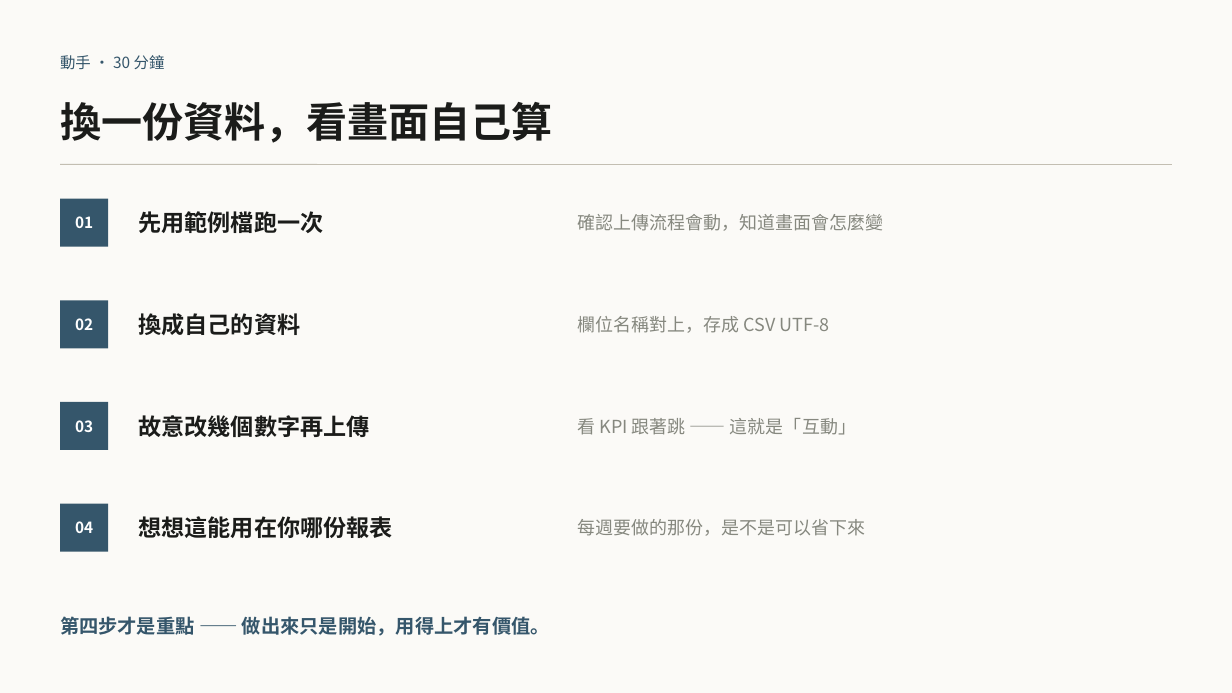
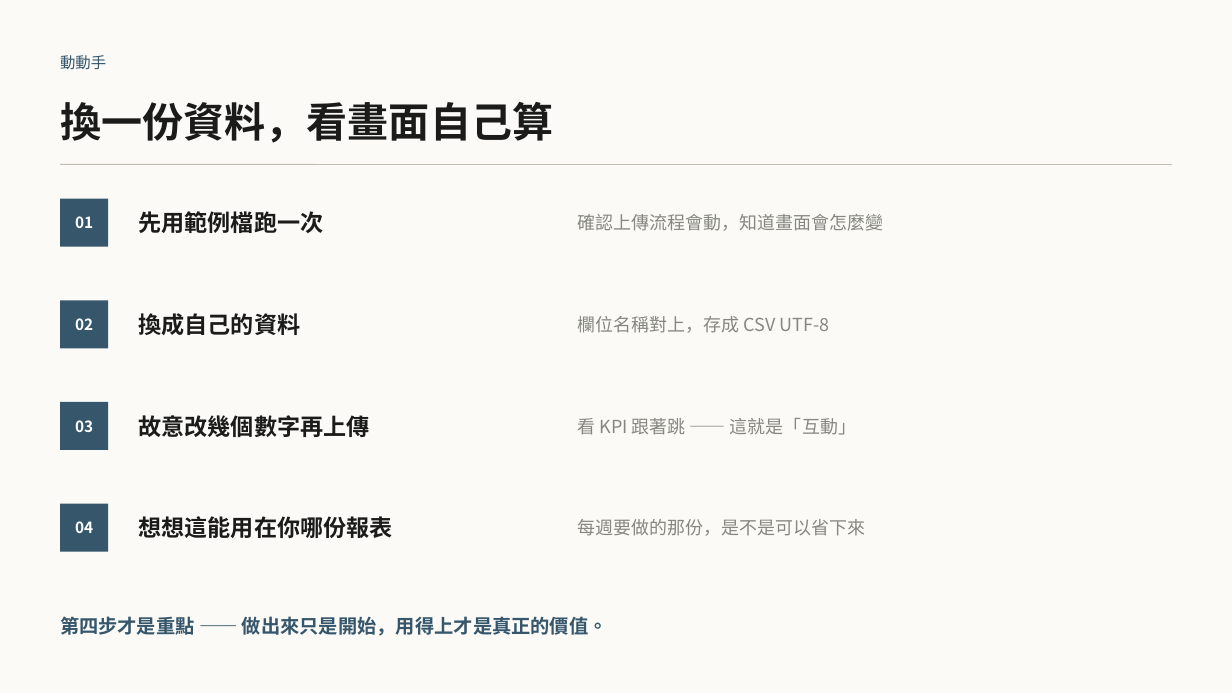
Before and after one commit to b39070566/architectureAiClass, a slide deck: slide 33 of slides/vibe-coding-workshop.pptx (slide 32 before the commit). Drawn at 1232x693 pixels with LibreOffice and Linux fonts; fonts in the diff are those of the drawing. Boxes give left, top, right and bottom in pixels: in the first picture for what was removed or moved away, otherwise in the second. Text is boxed around its words. In the diff, an @@ line names an element or a change of style, - is before the commit and + after.

```diff
--- a/slides/vibe-coding-workshop.pptx
+++ b/slides/vibe-coding-workshop.pptx
@@ text at [60,55,106,69]: text changed @@
-動手 · 30 分鐘
+動動手
@@ text at [60,616,608,636]: text changed @@
-第四步才是重點 —— 做出來只是開始，用得上才有價值。
+第四步才是重點 —— 做出來只是開始，用得上才是真正的價值。
```
Also in this commit, not shown: 17 other slides changed, 3 slides added, 2 slides removed, 6 other files.
